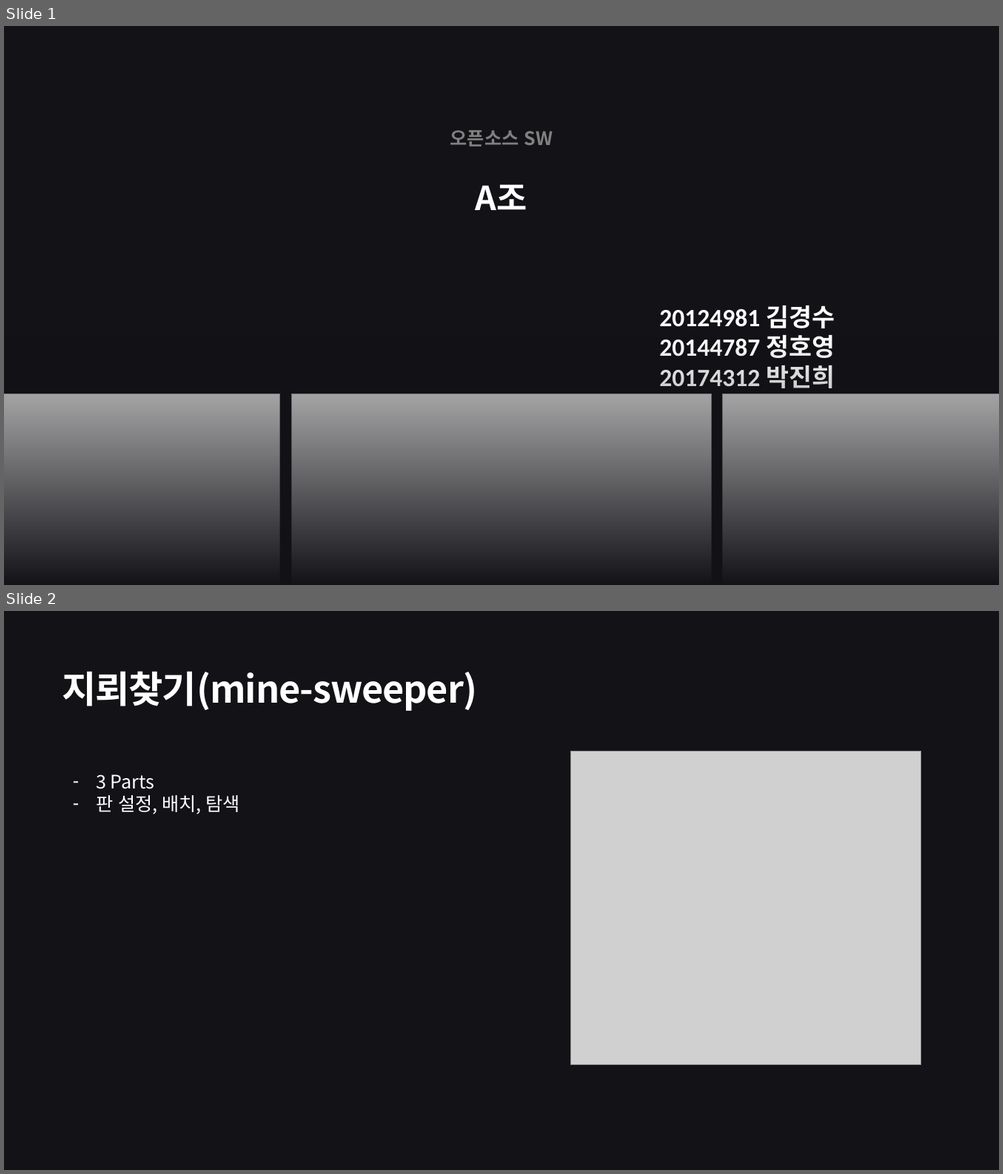
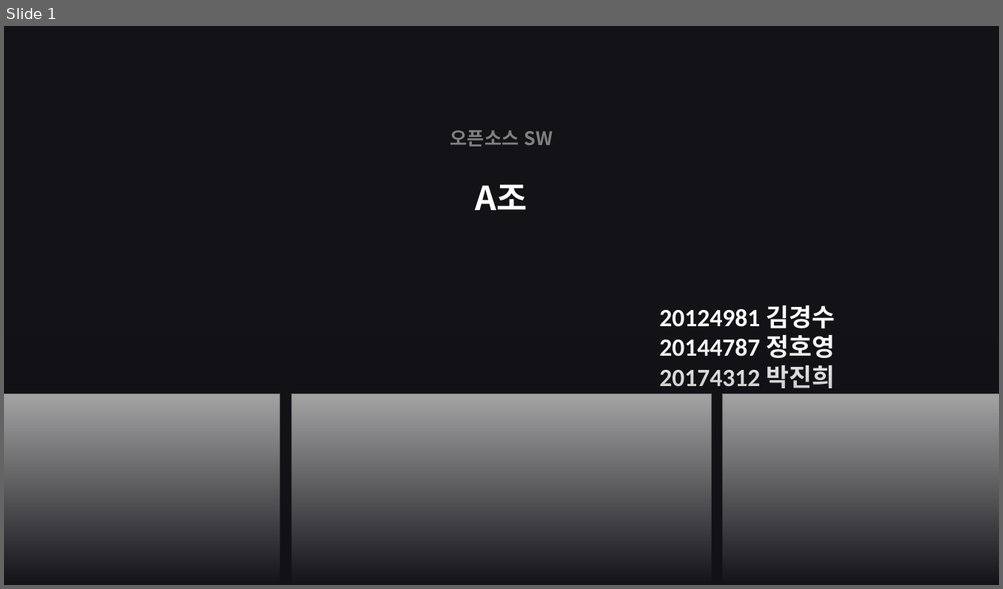
Before and after one commit to JungHoYoung/OSS_A, a slide deck: OSS_A조 - MineSweeper.pptx. Shown one above the other, each under a label of ours: slides 1 and 2 before the commit, slide 1 after it. The pictures are 1003x1174 and 1003x589 pixels, drawn with LibreOffice and Linux fonts; fonts in the diff are those of the drawing; grey boxes stand for pictures. Boxes give left, top, right and bottom in pixels: in the first picture for what was removed or moved away, otherwise in the second. Text is boxed around its words. In the diff, an @@ line names an element or a change of style, - is before the commit and + after.

```diff
--- a/OSS_A조 - MineSweeper.pptx
+++ b/OSS_A조 - MineSweeper.pptx
@@ slide 2 removed at (x1=4, y1=611, x2=999, y2=1170), background #FFFFFF; not listed: 1 template element that a slide beside it also shows @@
@@ text removed at (x1=62, y1=671, x2=477, y2=711) @@
-지뢰찾기(mine-sweeper)
@@ picture removed at (x1=571, y1=752, x2=921, y2=1065) @@
@@ text removed at (x1=96, y1=775, x2=240, y2=815) @@
-– 3 Parts
-– 판 설정, 배치, 탐색
```
Also in this commit, not shown: 9 slides added.
